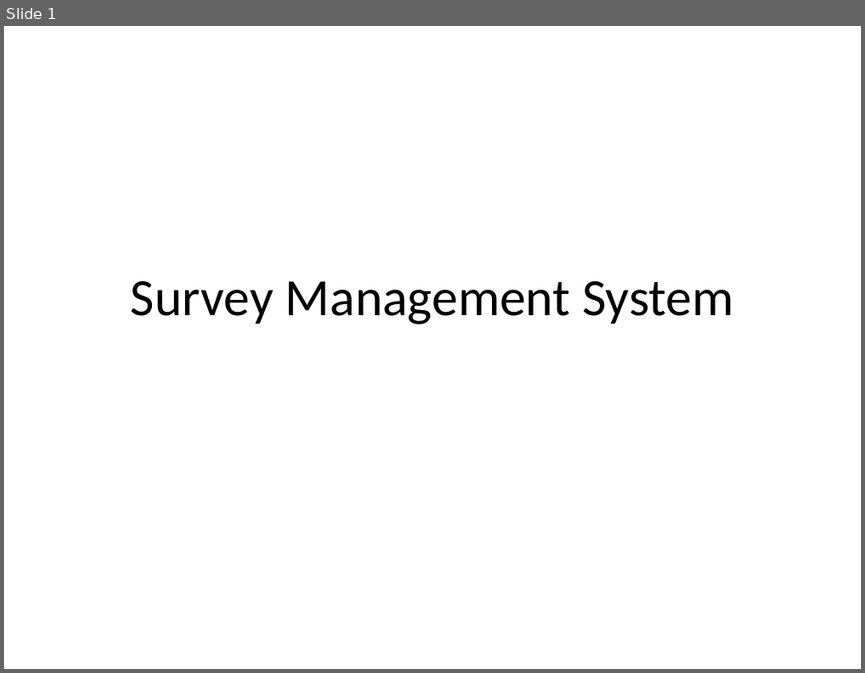
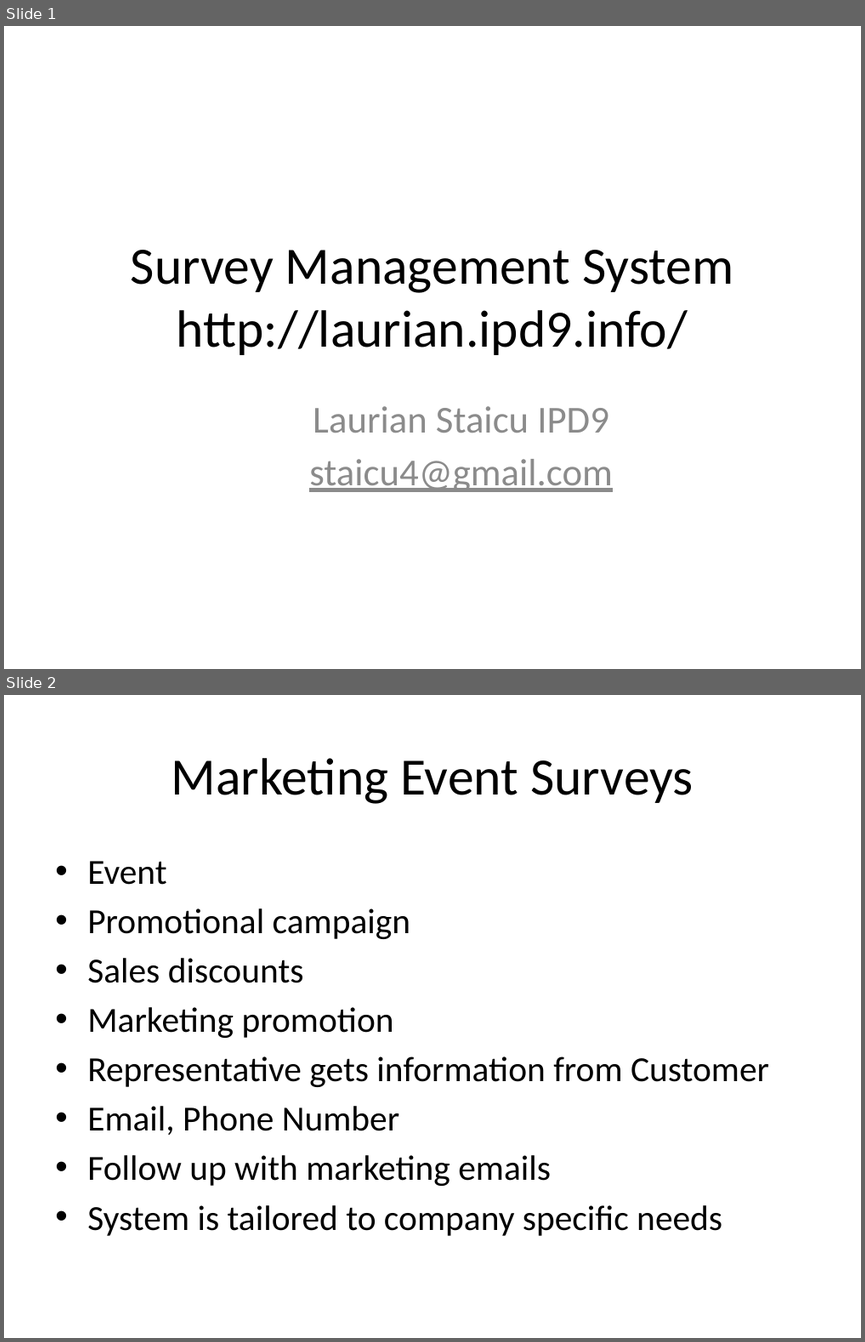
Before and after one commit to staicu/ipd9-php-project, a slide deck: documents/Presentation.pptx. Shown one above the other, each under a label of ours: slide 1 before the commit, slides 1 and 2 after it. The pictures are 865x673 and 865x1342 pixels, drawn with LibreOffice and Linux fonts; fonts in the diff are those of the drawing. Boxes give left, top, right and bottom in pixels: in the first picture for what was removed or moved away, otherwise in the second. Text is boxed around its words. In the diff, an @@ line names an element or a change of style, - is before the commit and + after.

```diff
--- a/documents/Presentation.pptx
+++ b/documents/Presentation.pptx
@@ slide 2 added at [4, 695, 861, 1338], background #FFFFFF @@
@@ title added at [171, 758, 693, 804], 44 pt, text #000000 @@
+Marketing Event Surveys
@@ text added at [87, 861, 769, 1236], 29.6 pt, text #000000 @@
+• Event
+• Promotional campaign
+• Sales discounts
+• Marketing promotion
+• Representative gets information from Customer
+• Email, Phone Number
+• Follow up with marketing emails
+• System is tailored to company specific needs
@@ slide 1 changed as well @@
@@ title at [131, 250, 733, 355]: text changed @@
-Survey Management System
+Survey Management System
+http://laurian.ipd9.info/
@@ subtitle added at [309, 406, 613, 492], 32 pt, text #8C8C8C @@
+Laurian Staicu IPD9
+staicu4@gmail.com
```
Also in this commit, not shown: 15 other slides added, 13 slides removed, 5 other files.
